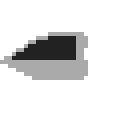
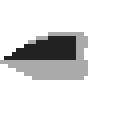
Comparing the layer stacks of the two w=128, h=128 images. Changes:
painted on "Background" over (x1=4, y1=44, x2=28, y2=60)
